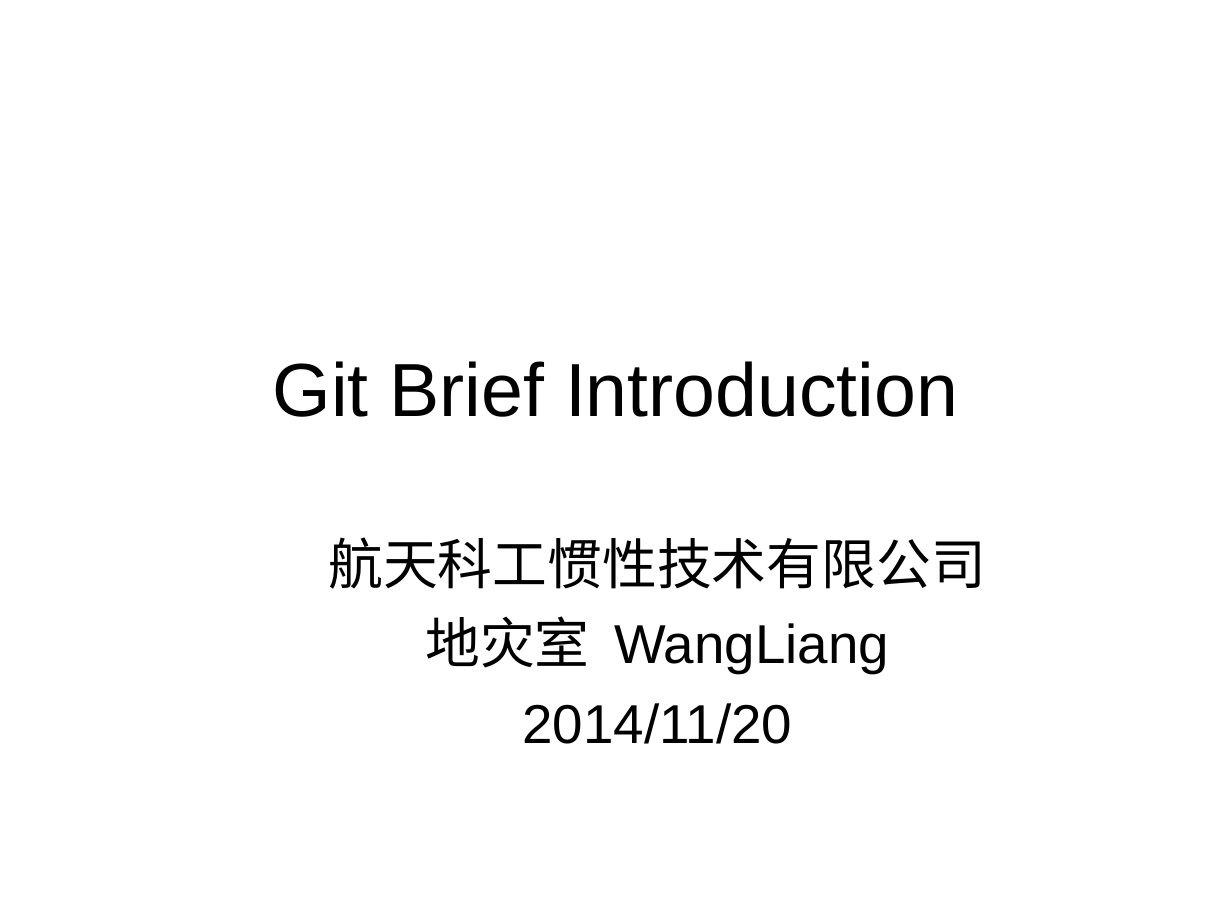
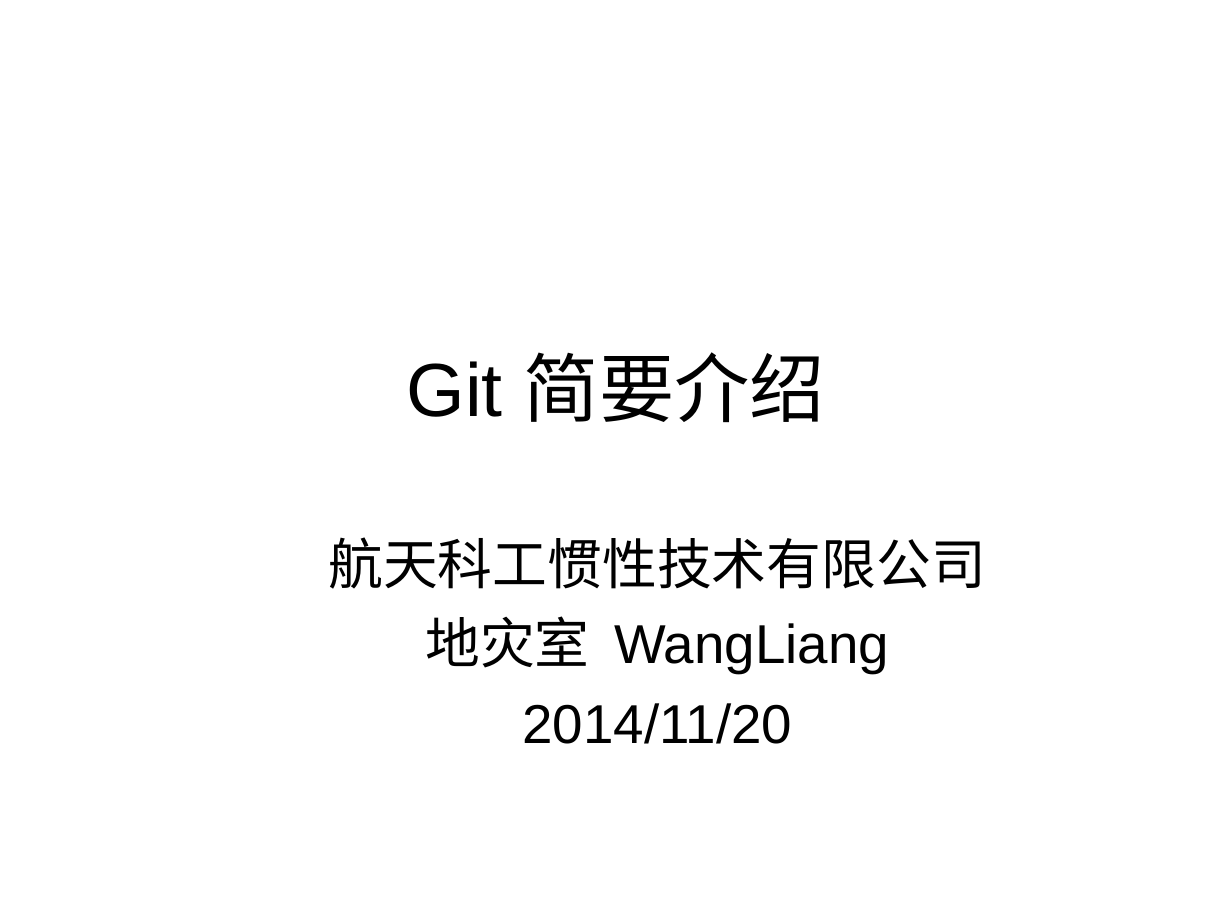
Before and after one commit to Lyon-NEU/Git, a slide deck: slide 1 of git.ppt. Drawn at 1232x924 pixels with LibreOffice and Linux fonts; fonts in the diff are those of the drawing. Boxes give left, top, right and bottom in pixels: in the first picture for what was removed or moved away, otherwise in the second. Text is boxed around its words. In the diff, an @@ line names an element or a change of style, - is before the commit and + after.

```diff
--- a/git.ppt
+++ b/git.ppt
@@ title at <box>407,352,825,423</box>: text changed @@
-Git Brief Introduction
+Git 简要介绍
```
Also in this commit, not shown: 3 other slides changed, 12 slides added, 7 slides removed, 7 other files.
